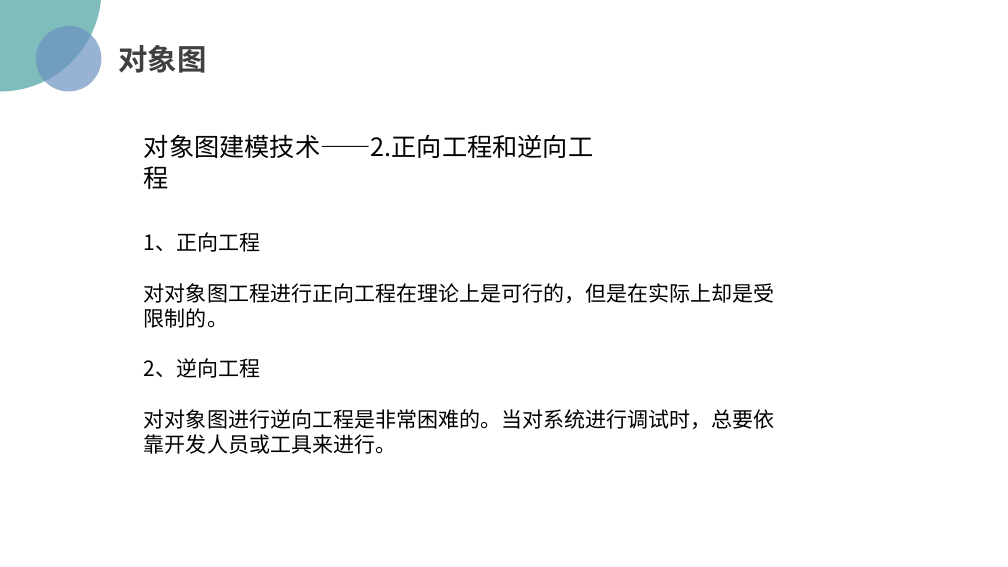
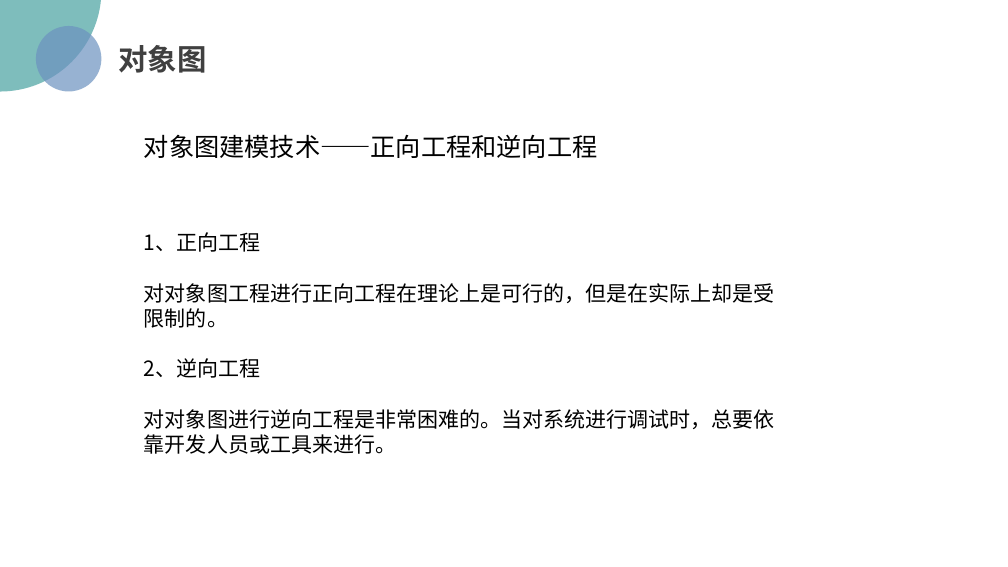
Before and after one commit to PRD2018/PRD2018-G15, a slide deck: slide 10 of 受控文档/02-其他任务/[PRD-15]UML基础III.pptx. Drawn at 1008x567 pixels with LibreOffice and Linux fonts; fonts in the diff are those of the drawing; background and template pictures are left out. Boxes give left, top, right and bottom in pixels: in the first picture for what was removed or moved away, otherwise in the second. Text is boxed around its words. In the diff, an @@ line names an element or a change of style, - is before the commit and + after.

```diff
--- a/受控文档/02-其他任务/[PRD-15]UML基础III.pptx
+++ b/受控文档/02-其他任务/[PRD-15]UML基础III.pptx
@@ text at (144,134,598,158): text changed @@
-对象图建模技术——2.正向工程和逆向工程
+对象图建模技术——正向工程和逆向工程
```
Also in this commit, not shown: 12 other slides changed.
